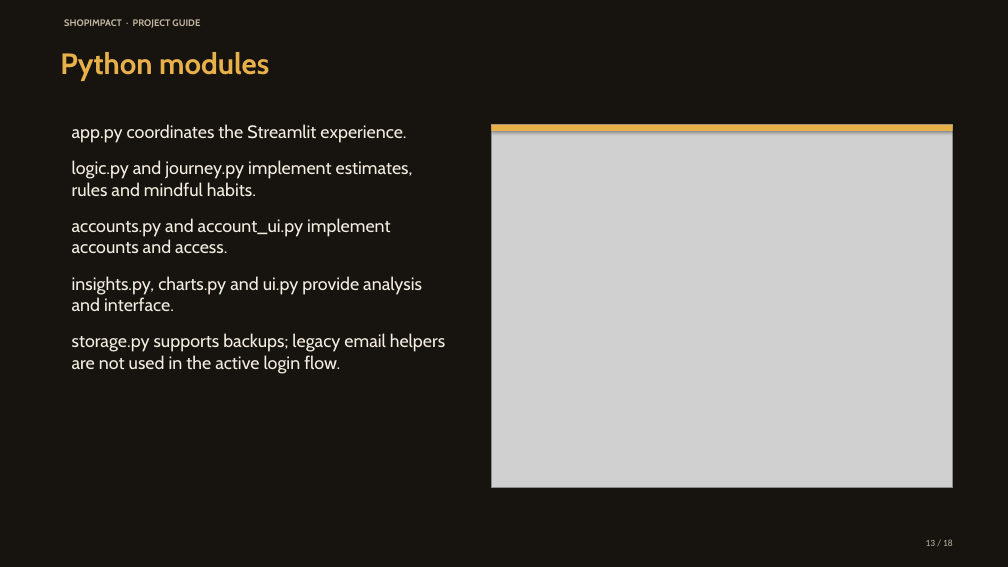
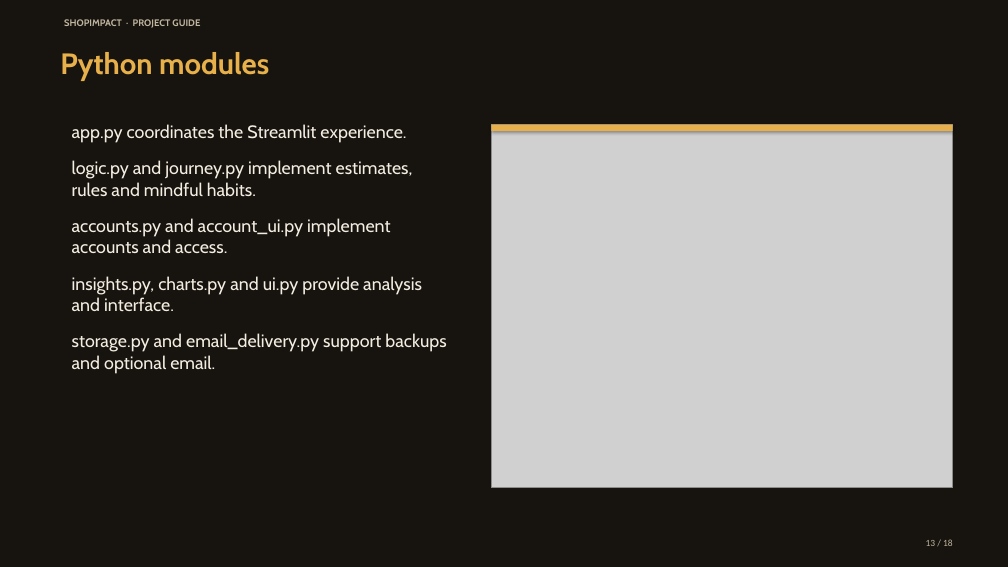
Before and after one commit to kavin-beep/IDAI102_1000527_ShopImpactAI_Kavin-K, a slide deck: slide 13 of output/presentation/ShopImpact_Vibrant_Deck.pptx. Drawn at 1008x567 pixels with LibreOffice and Linux fonts; fonts in the diff are those of the drawing; grey boxes stand for pictures. Boxes give left, top, right and bottom in pixels: in the first picture for what was removed or moved away, otherwise in the second. Text is boxed around its words. In the diff, an @@ line names an element or a change of style, - is before the commit and + after.

```diff
--- a/output/presentation/ShopImpact_Vibrant_Deck.pptx
+++ b/output/presentation/ShopImpact_Vibrant_Deck.pptx
@@ text at bbox=[72, 333, 446, 374]: text changed @@
-storage.py supports backups; legacy email helpers are not used in the active login flow.
+storage.py and email_delivery.py support backups and optional email.
```
Also in this commit, not shown: 9 other slides changed, 27 other files.
